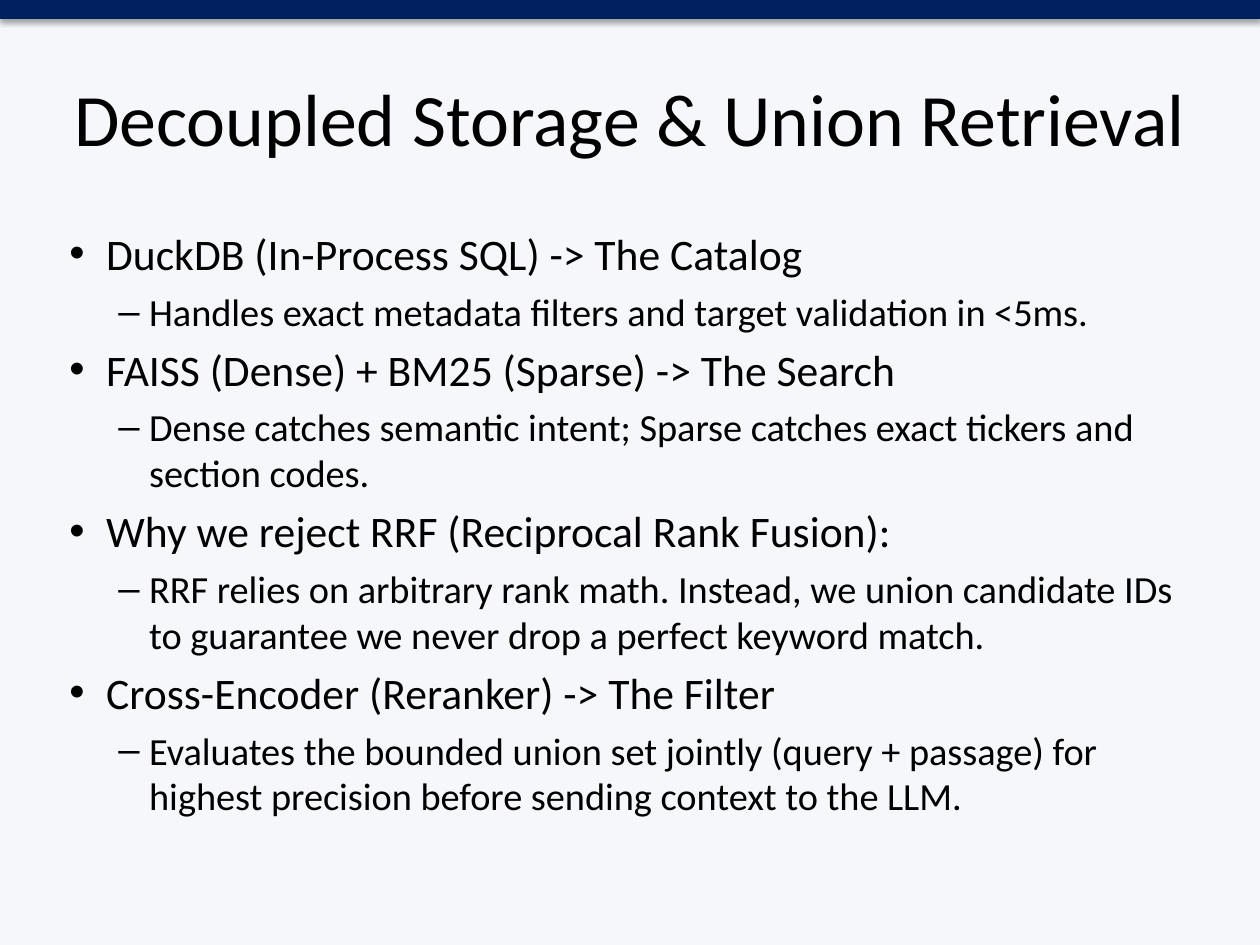
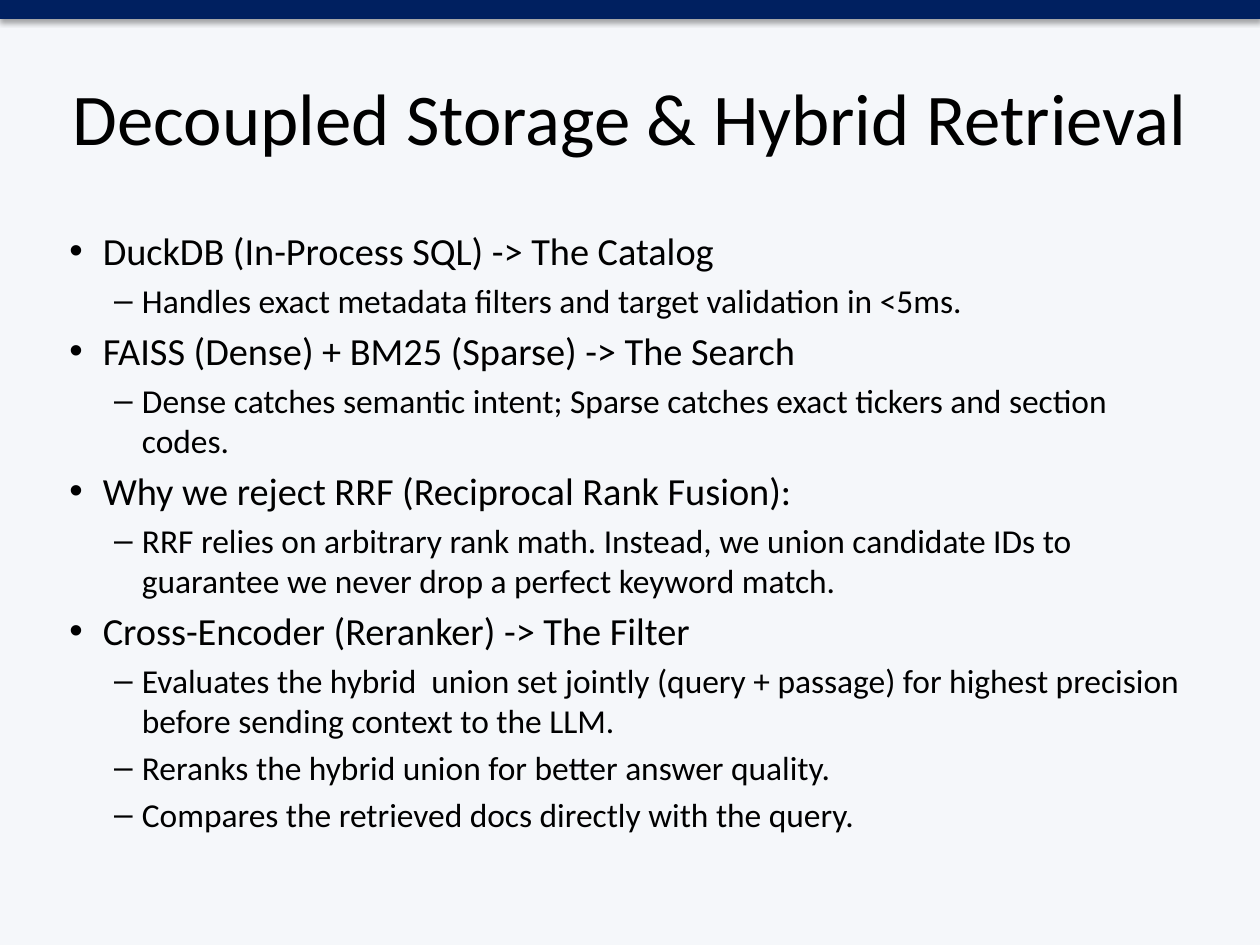
Before and after one commit to vendroid7/agentic-rag, a slide deck: slide 3 of Agentic_RAG .pptx. Drawn at 1260x945 pixels with LibreOffice and Linux fonts; fonts in the diff are those of the drawing. Boxes give left, top, right and bottom in pixels: in the first picture for what was removed or moved away, otherwise in the second. Text is boxed around its words. In the diff, an @@ line names an element or a change of style, - is before the commit and + after.

Commit message:
updated presentation with improved formatting and new sections

```diff
--- a/Agentic_RAG .pptx
+++ b/Agentic_RAG .pptx
@@ title at <box>73,94,1186,158</box>: text changed; size 42.2 to 41.6 pt @@
-Decoupled Storage & Union Retrieval
+Decoupled Storage & Hybrid Retrieval
@@ text at <box>103,237,1107,650</box>: size 25 to 21.8 pt in "DuckDB (In-Process SQL) -> The Catalog", "FAISS (Dense) + BM25 (Sparse) -> The ...", "Why we reject RRF (Reciprocal Rank Fusion):", "Cross-Encoder (Reranker) -> The Filter"; size 21.8 to 19.1 pt in "Handles exact metadata filters and target validation ...", "Dense catches semantic intent; Sparse catches exact ...", "RRF relies on arbitrary rank math. Instead, ..."; indent changed; less space between paragraphs @@
@@ text at <box>142,668,1179,833</box>: text changed; size 21.8 to 19.1 pt @@
-  – Evaluates the bounded union set jointly (query + passage) for highest precision before sending context to the LLM.
+  – Evaluates the hybrid union set jointly (query + passage) for highest precision before sending context to the LLM.
+  – Reranks the hybrid union for better answer quality.
+  – Compares the retrieved docs directly with the query.
```
Also in this commit, not shown: 8 other slides changed, 1 slide added.
